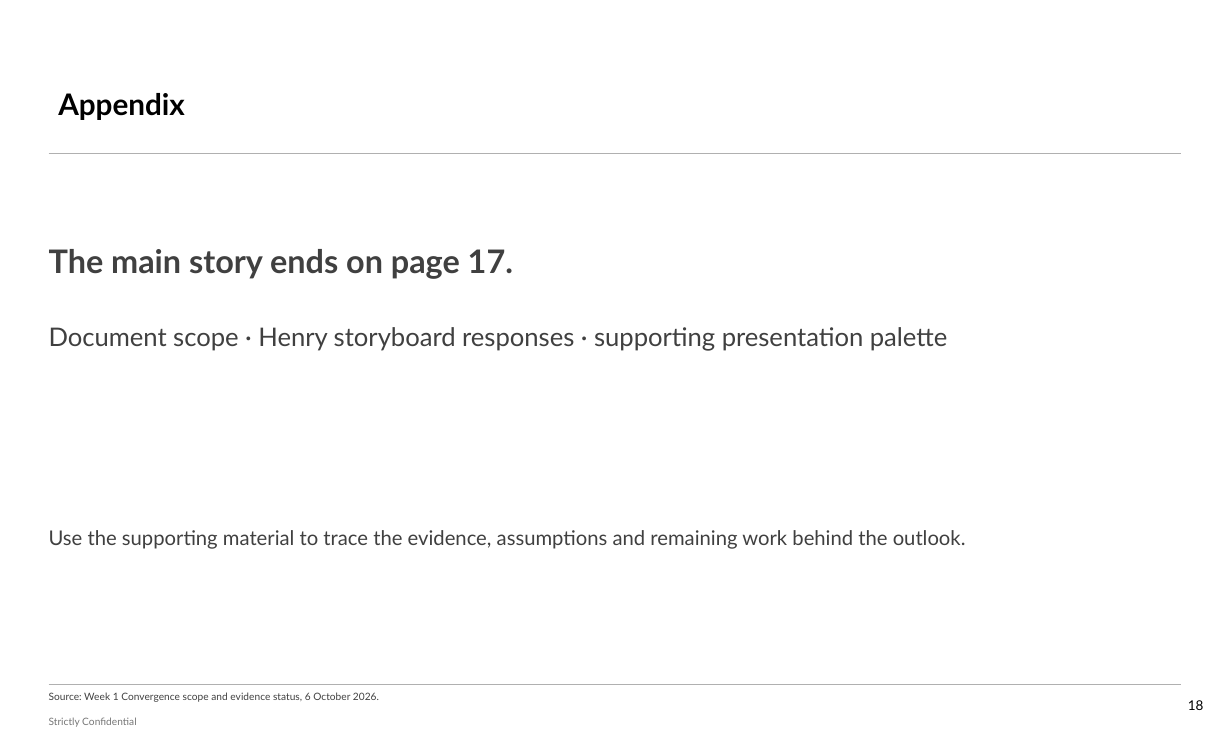
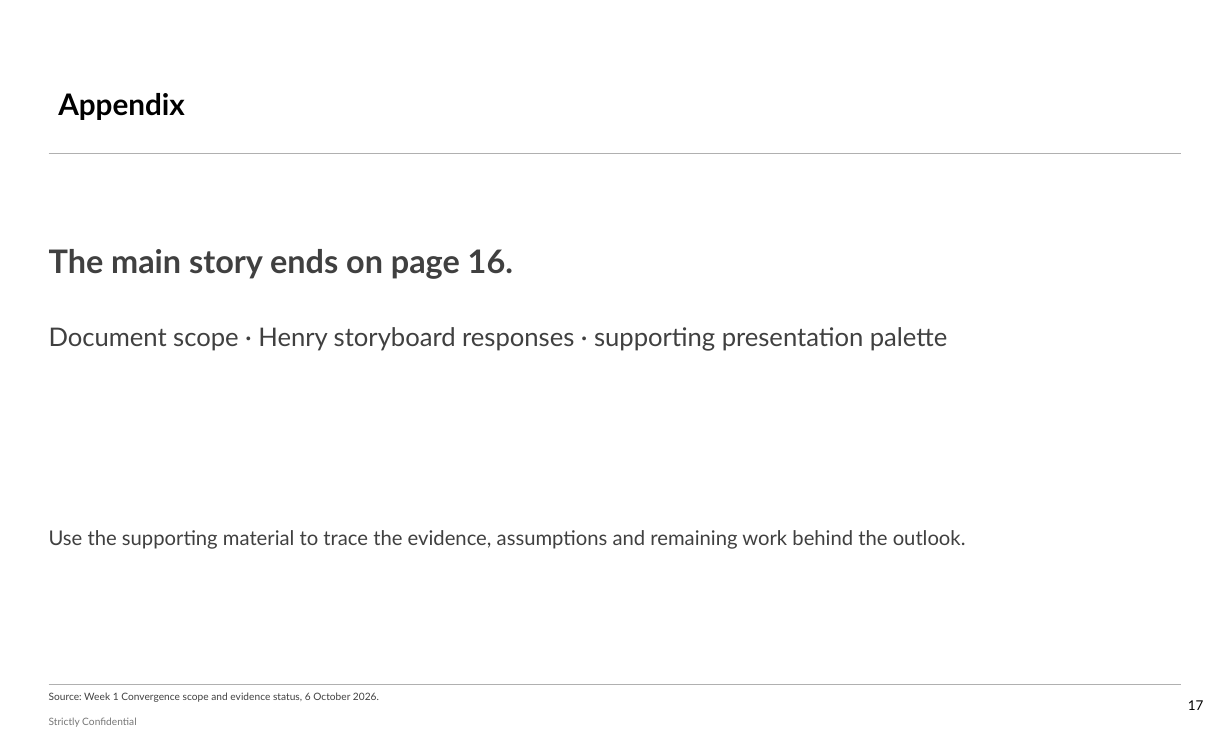
Before and after one commit to Africa-International-Advisors/liquid_fuels_model, a slide deck: slide 17 of pptx/output/delivered/Vopak_Week1_Convergence_2026_10_06.pptx (slide 18 before the commit). Drawn at 1232x729 pixels with LibreOffice and Linux fonts; fonts in the diff are those of the drawing; background and template pictures are left out. Boxes give left, top, right and bottom in pixels: in the first picture for what was removed or moved away, otherwise in the second. Text is boxed around its words. In the diff, an @@ line names an element or a change of style, - is before the commit and + after.

```diff
--- a/pptx/output/delivered/Vopak_Week1_Convergence_2026_10_06.pptx
+++ b/pptx/output/delivered/Vopak_Week1_Convergence_2026_10_06.pptx
@@ text at <box>49,249,513,279</box>: text changed @@
-The main story ends on page 17.
+The main story ends on page 16.
@@ page number at <box>1188,700,1204,710</box>: text changed @@
-18
+17
```
Also in this commit, not shown: 9 other slides changed, 9 other files.
